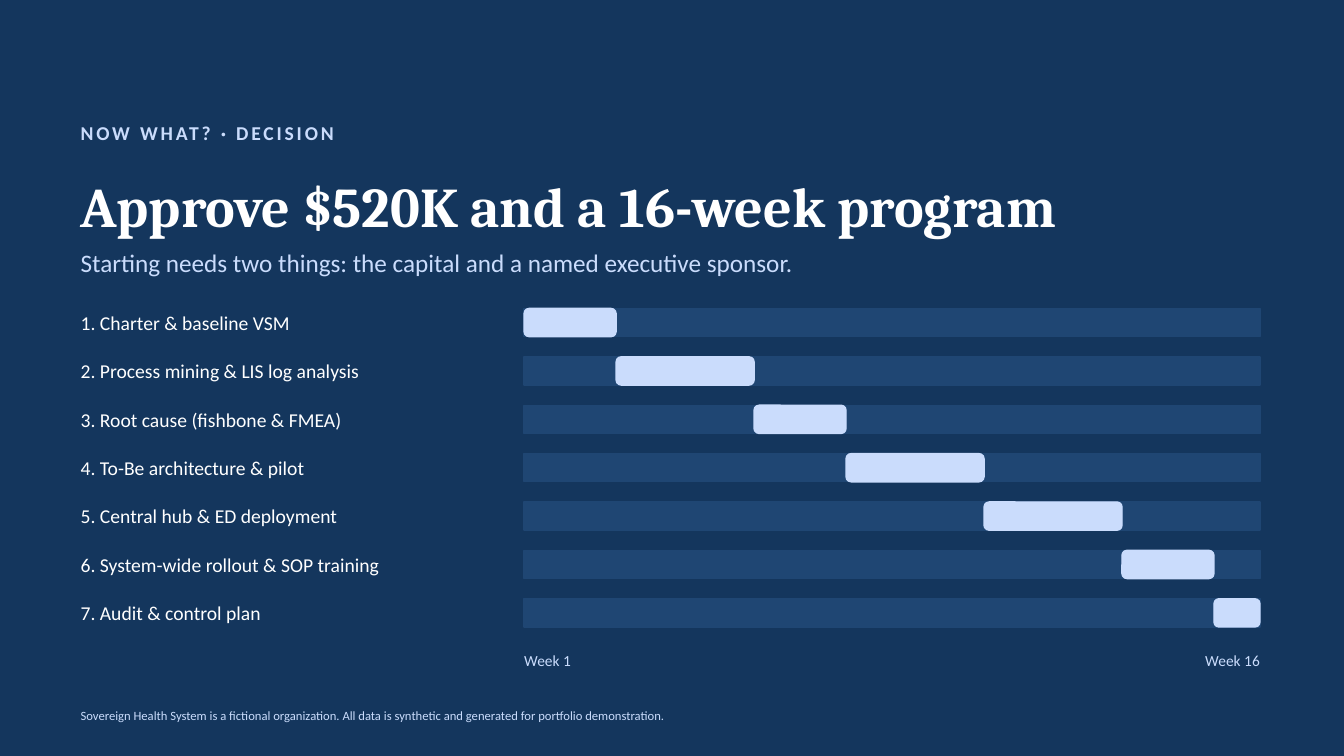
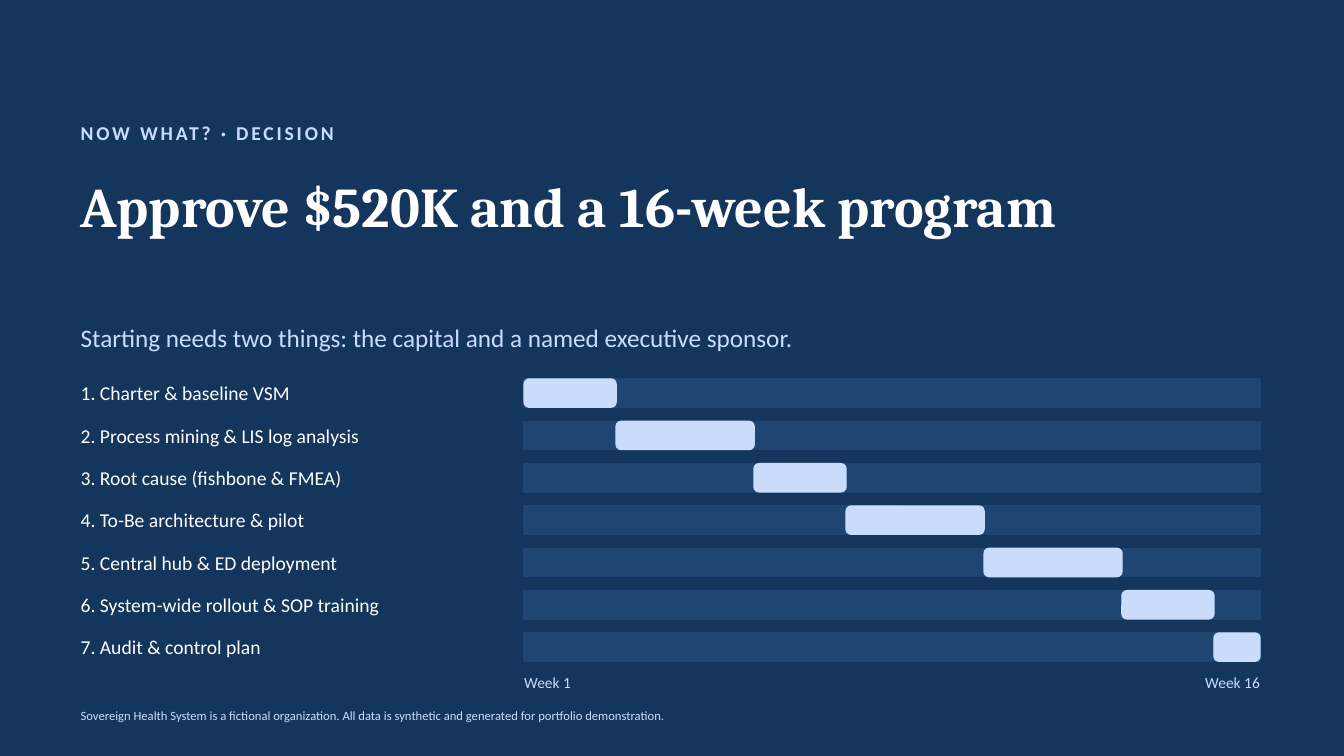
Before and after one commit to huezxiii/diagnostic-pipeline-process-mapping, a slide deck: slide 10 of deck/sovereign-health-exec-briefing.pptx. Drawn at 1344x756 pixels with LibreOffice and Linux fonts; fonts in the diff are those of the drawing. Boxes give left, top, right and bottom in pixels: in the first picture for what was removed or moved away, otherwise in the second. Text is boxed around its words. In the diff, an @@ line names an element or a change of style, - is before the commit and + after.

```diff
--- a/deck/sovereign-health-exec-briefing.pptx
+++ b/deck/sovereign-health-exec-briefing.pptx
@@ text "Starting needs two things: the ...": place and size @@
-text "Starting needs two things: the ..." at <box>81,254,792,277</box>
+text "Starting needs two things: the ..." at <box>81,329,792,352</box>
@@ 1 text, 1 rectangle, 1 rounded rectangle: place and size @@
-1 text, 1 rectangle, 1 rounded rectangle at <box>81,309,1260,337</box>
+1 text, 1 rectangle, 1 rounded rectangle at <box>81,379,1260,407</box>
@@ 1 text, 1 rectangle, 1 rounded rectangle: place and size @@
-1 text, 1 rectangle, 1 rounded rectangle at <box>81,357,1260,385</box>
+1 text, 1 rectangle, 1 rounded rectangle at <box>81,421,1260,450</box>
@@ 1 text, 1 rectangle, 1 rounded rectangle: place and size @@
-1 text, 1 rectangle, 1 rounded rectangle at <box>81,405,1260,434</box>
+1 text, 1 rectangle, 1 rounded rectangle at <box>81,464,1260,492</box>
@@ 1 text, 1 rectangle, 1 rounded rectangle: place and size @@
-1 text, 1 rectangle, 1 rounded rectangle at <box>81,454,1260,482</box>
+1 text, 1 rectangle, 1 rounded rectangle at <box>81,506,1260,534</box>
@@ 1 text, 1 rectangle, 1 rounded rectangle: place and size @@
-1 text, 1 rectangle, 1 rounded rectangle at <box>81,502,1260,530</box>
+1 text, 1 rectangle, 1 rounded rectangle at <box>81,548,1260,577</box>
@@ 1 text, 1 rectangle, 1 rounded rectangle: place and size @@
-1 text, 1 rectangle, 1 rounded rectangle at <box>81,551,1260,579</box>
+1 text, 1 rectangle, 1 rounded rectangle at <box>81,591,1260,619</box>
@@ 1 text, 1 rectangle, 1 rounded rectangle: place and size @@
-1 text, 1 rectangle, 1 rounded rectangle at <box>81,599,1260,627</box>
+1 text, 1 rectangle, 1 rounded rectangle at <box>81,633,1260,661</box>
@@ text "Week 1": place and size @@
-text "Week 1" at <box>524,655,571,666</box>
+text "Week 1" at <box>524,677,571,688</box>
@@ text "Week 16": place and size @@
-text "Week 16" at <box>1205,655,1260,666</box>
+text "Week 16" at <box>1205,677,1260,688</box>
```
Also in this commit, not shown: 3 other slides changed, 1 other file.
